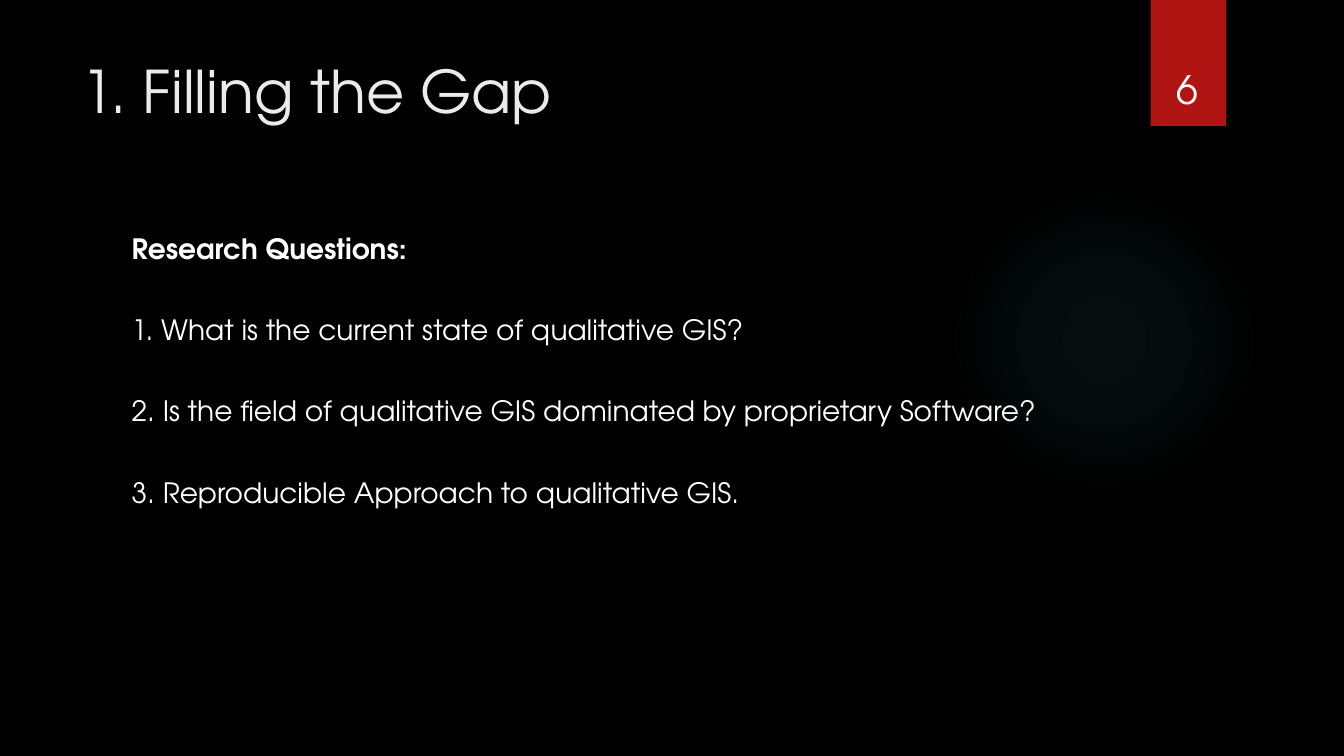
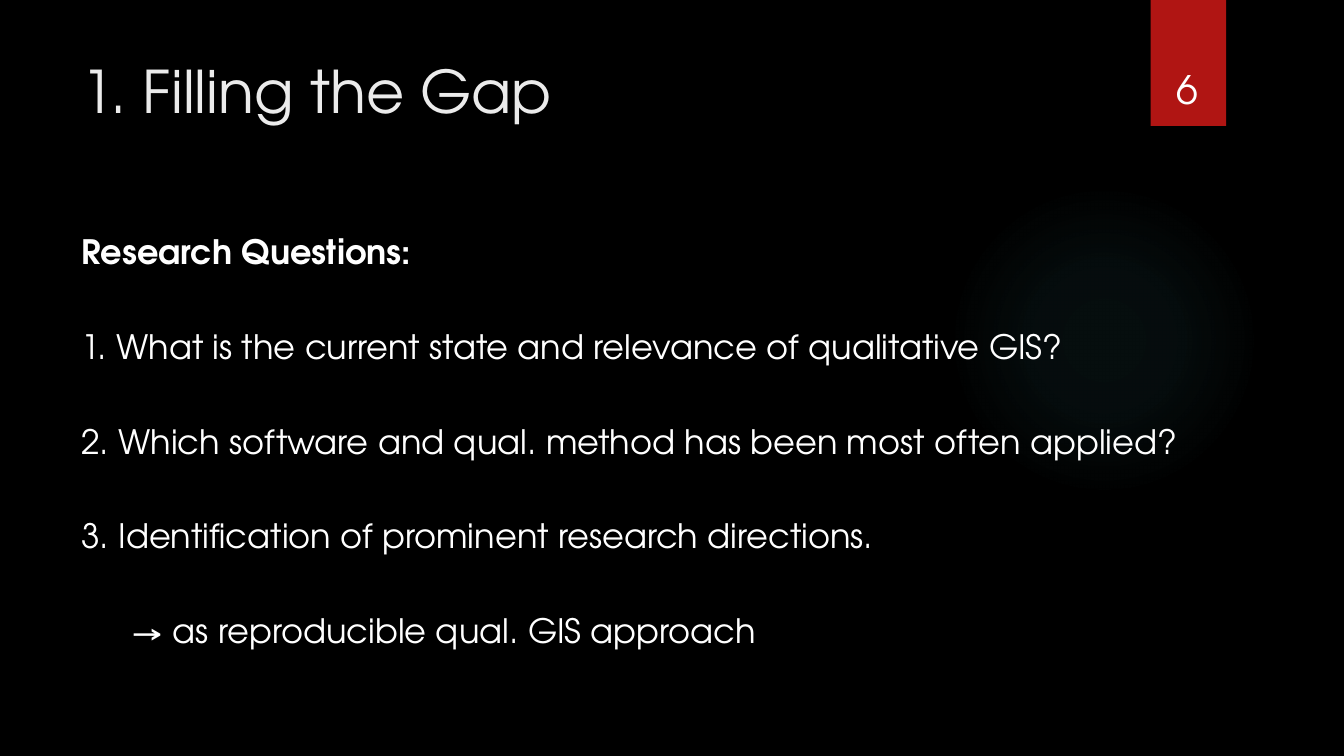
Before and after one commit to nuest/qual_gis, a slide deck: slide 6 of presentation/vortrag_qual_gis.pptx. Drawn at 1344x756 pixels with LibreOffice and Linux fonts; fonts in the diff are those of the drawing; background and template pictures are left out. Boxes give left, top, right and bottom in pixels: in the first picture for what was removed or moved away, otherwise in the second. Text is boxed around its words. In the diff, an @@ line names an element or a change of style, - is before the commit and + after.

Commit message:
added methods dca and kmeans

```diff
--- a/presentation/vortrag_qual_gis.pptx
+++ b/presentation/vortrag_qual_gis.pptx
@@ text "Research Questions:": place and size @@
-text "Research Questions:" at [132,237,1036,509]
+text "Research Questions:" at [81,238,1177,650]
@@ text at [81,238,411,265]: size 20 to 24 pt in "Research Questions:" @@
@@ text at [81,333,1177,650]: text changed; size 20 to 24 pt @@
-1. What is the current state of qualitative GIS?
-2. Is the field of qualitative GIS dominated by proprietary Software?
-3. Reproducible Approach to qualitative GIS.
+1. What is the current state and relevance of qualitative GIS?
+2. Which software and qual. method has been most often applied?
+3. Identification of prominent research directions.
+→ as reproducible qual. GIS approach
```
Also in this commit, not shown: 3 other slides changed, 5 slides added, 2 slides removed.
